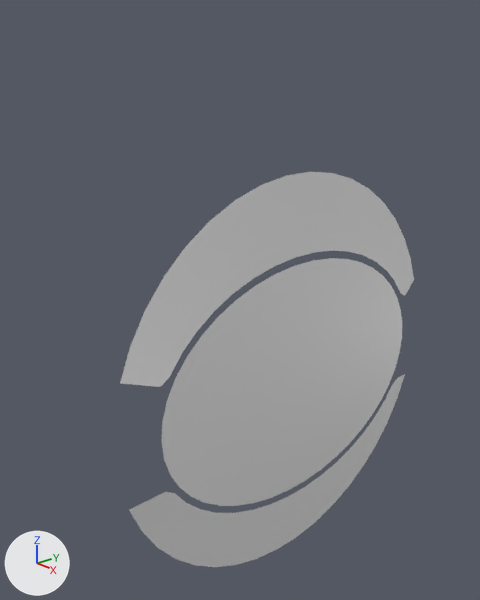
The Blender file ExternalAssets/3D/gameassets.blend, before and after one commit.
Both versions are drawn from a 50 mm lens placed at (2.45, -2.6, 3.14), pointed at (-0.28, -0.23, 1.8). The axes (+X, +Y, +Z) are drawn at lower left. The lights are the same throughout.

The older version as bpy lines, for what is in view:
```python
me_eyecir = bpy.data.meshes.new('eyecir')
me_eyecir.from_pydata(...)  # 115 vertices, 76 faces; spans x -1.23..1.23, y -1.18..1.18, z -0.06..0.08
me_eyecir.polygons.foreach_set('use_smooth', [True] * 76)
ob_circle = bpy.data.objects.new('Circle', me_eyecir)
ob_circle.location = (0.0, 0.0, 1.303)
ob_circle.rotation_euler = (0.0, 1.571, 0.0)  # degrees (0, 90, 0)
ob_createspot = bpy.data.objects.new('createspot', None)
ob_createspot.location = (0.0805, 0.0, 1.303)
```
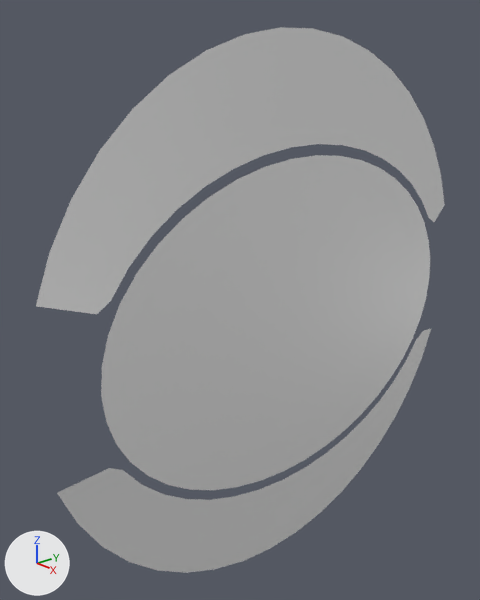
ob_createspot is not drawn itself; it is the parent of ob_circle, ob_cirtop, ob_cirbottom.

Boxes [x1, y1, x2, y2] around the edits, measured in the pictures (480 x 600 px; the box of a moved part takes in the faces that stretch with it):
'Circle', reshaped, moved, rescaled (12% wider, 15% shorter)
    before: [120, 172, 414, 567]
    after: [101, 155, 430, 490]
'cirtop', added
    after: [36, 27, 445, 314]
'cirbottom', added
    after: [57, 329, 431, 573]
part 1 of me_eyecir, deleted
    before: [120, 172, 414, 387]
part 2 of me_eyecir, deleted
    before: [129, 374, 405, 567]
part 3 of me_eyecir, moved or reshaped
    before: [161, 258, 402, 506]
    after: [101, 155, 430, 490]

The change, as a list of edits to the scene's bpy script:
```text
Add mat_playerwallmat:
    mat_playerwallmat = principled_material('playerwallmat')
    mat_playerwallmat.base_color = (0.8, 0.8, 0.8)  # white #e7e7e7
Change me_eyecir:
    used by ob_circle; location = (0.0, 0.0, 1.303); rotation_euler = (0.0, 1.571, 0.0), in degrees (0, 90, 0)
    remove me_eyecir.from_pydata(...)  # 115 vertices, 76 faces; spans x -1.23..1.23, y -1.18..1.18, z -0.06..0.08
    add me_eyecir.from_pydata(...)  # 43 vertices, 42 faces; spans x -0.74..0.74, y -1.0..1.0, z 0.0..0.08
    me_eyecir part 1: the loose piece of 36 vertices spanning x -1.23..-0.31, y -1.18..1.18, z -0.06..0.0 is deleted
    me_eyecir part 2: the loose piece of 36 vertices spanning x 0.31..1.23, y -1.18..1.18, z -0.06..0.0 is deleted
    me_eyecir part 3
    42 faces are deleted
    42 new faces join them
    add me_eyecir.materials.append(mat_playerwallmat)  # white #e7e7e7
Add me_eyecirbottom:
    me_eyecirbottom.from_pydata(...)  # 36 vertices, 17 faces; spans x 0.31..1.23, y -1.18..1.18, z -0.06..0.0
    me_eyecirbottom.polygons.foreach_set('use_smooth', [True] * 17)
    me_eyecirbottom.materials.append(mat_playerwallmat)  # white #e7e7e7
Add me_eyecirtop:
    me_eyecirtop.from_pydata(...)  # 36 vertices, 17 faces; spans x -1.23..-0.31, y -1.18..1.18, z -0.06..0.0
    me_eyecirtop.polygons.foreach_set('use_smooth', [True] * 17)
    me_eyecirtop.materials.append(mat_playerwallmat)  # white #e7e7e7
Change ob_circle:
    add ob_circle.parent = ob_createspot
    add ob_circle.matrix_parent_inverse = Matrix(((1.0, 0.0, 0.0, -0.0805), (0.0, 1.0, 0.0, 0.0), (0.0, 0.0, 1.0, -1.303), (0.0, 0.0, 0.0, 1.0)))
Change ob_createspot:
    ob_createspot.location: (0.0805, 0.0, 1.303) -> (0.0805, 0.0, 1.663)
    ob_createspot.scale: (1.0, 1.0, 1.0) -> (1.3, 1.3, 1.3)
Add ob_cirbottom:
    ob_cirbottom = bpy.data.objects.new('cirbottom', me_eyecirbottom)
    ob_cirbottom.parent = ob_createspot
    ob_cirbottom.matrix_parent_inverse = Matrix(((1.0, 0.0, 0.0, -0.0805), (0.0, 1.0, 0.0, 0.0), (0.0, 0.0, 1.0, -1.303), (0.0, 0.0, 0.0, 1.0)))
    ob_cirbottom.location = (0.0, 0.0, 1.303)
    ob_cirbottom.rotation_euler = (0.0, 1.571, 0.0)  # degrees (0, 90, 0)
Add ob_cirtop:
    ob_cirtop = bpy.data.objects.new('cirtop', me_eyecirtop)
    ob_cirtop.parent = ob_createspot
    ob_cirtop.matrix_parent_inverse = Matrix(((1.0, 0.0, 0.0, -0.0805), (0.0, 1.0, 0.0, 0.0), (0.0, 0.0, 1.0, -1.303), (0.0, 0.0, 0.0, 1.0)))
    ob_cirtop.location = (0.0, 0.0, 1.303)
    ob_cirtop.rotation_euler = (0.0, 1.571, 0.0)  # degrees (0, 90, 0)
```
